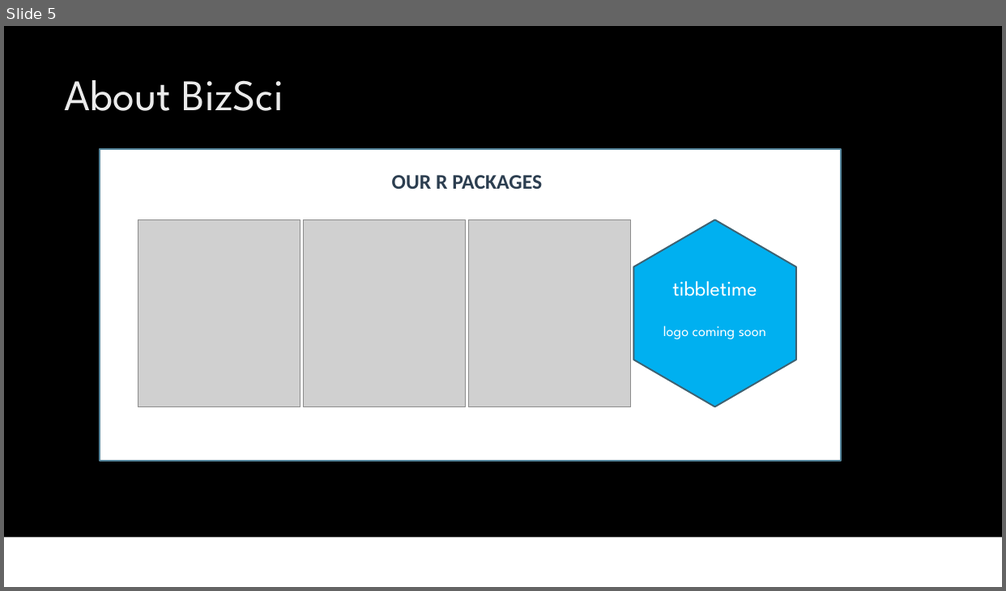
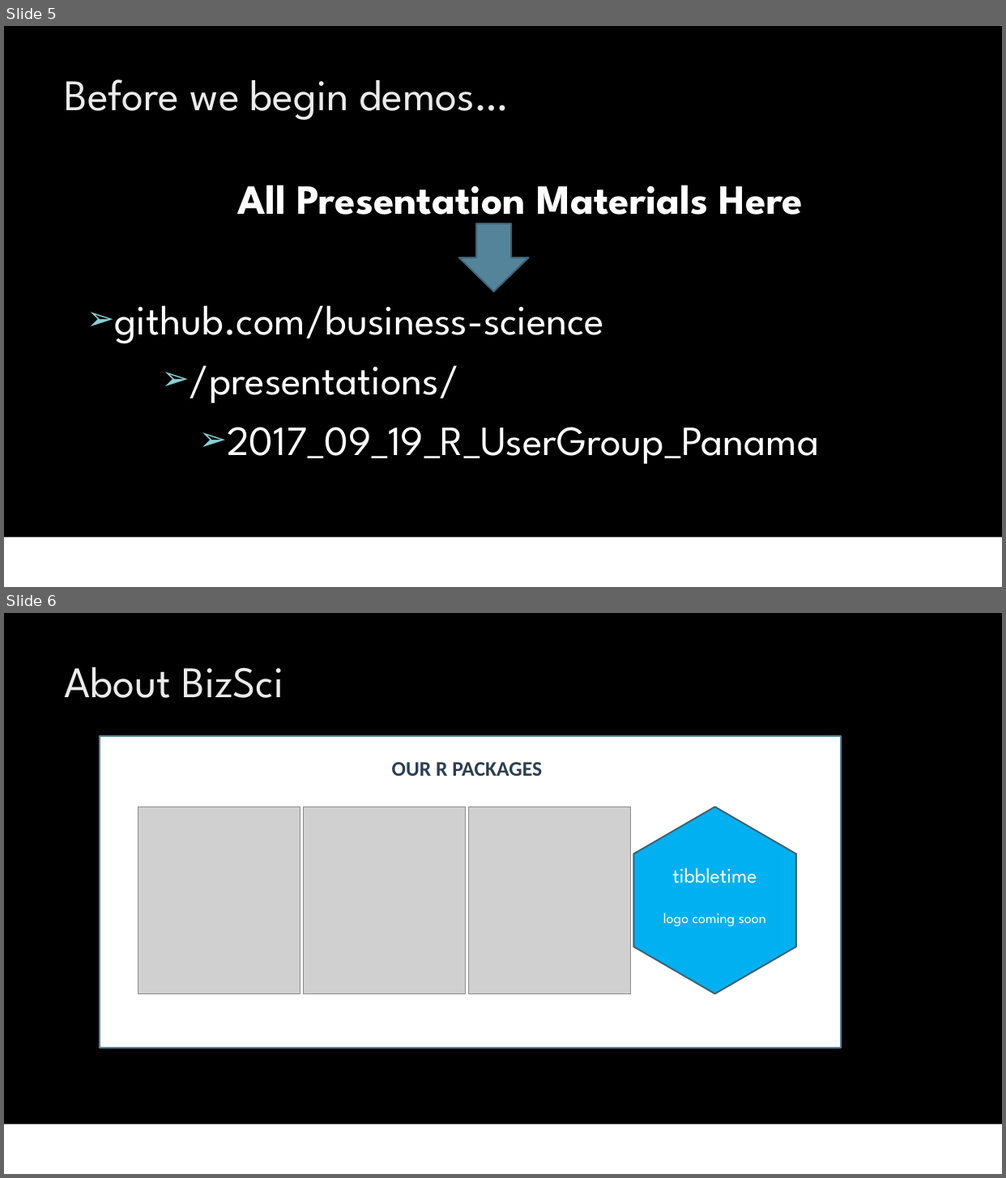
Before and after one commit to business-science/presentations, a slide deck: 2017_09_19_R_UserGroup_Panama/rPanama - 2017-09-19.pptx. Shown one above the other, each under a label of ours: slide 5 before the commit, slides 5 and 6 after it. The pictures are 1006x591 and 1006x1178 pixels, drawn with LibreOffice and Linux fonts; fonts in the diff are those of the drawing; grey boxes stand for pictures; background and template pictures are left out. Boxes give left, top, right and bottom in pixels: in the first picture for what was removed or moved away, otherwise in the second. Text is boxed around its words. In the diff, an @@ line names an element or a change of style, - is before the commit and + after.

```diff
--- a/2017_09_19_R_UserGroup_Panama/rPanama - 2017-09-19.pptx
+++ b/2017_09_19_R_UserGroup_Panama/rPanama - 2017-09-19.pptx
@@ slide 5 added at box(4, 26, 1002, 587), background picture (left out); not listed: 1 template element that a slide beside it also shows @@
@@ title added at box(65, 79, 509, 120), 42 pt, text #EBEBEB @@
+Before we begin demos…
@@ text added at box(115, 185, 819, 464), 40 pt, text #FFFFFF @@
+All Presentation Materials Here
+➢ github.com/business-science
+    ➢ /presentations/
+      ➢ 2017_09_19_R_UserGroup_Panama
@@ down arrow added at box(459, 224, 529, 292), fill #54849A, outline #3E6272 1.5 pt @@
@@ what was slide 5 is now slide 6 @@
```
Also in this commit, not shown: 7 slides changed, 5 other files.
